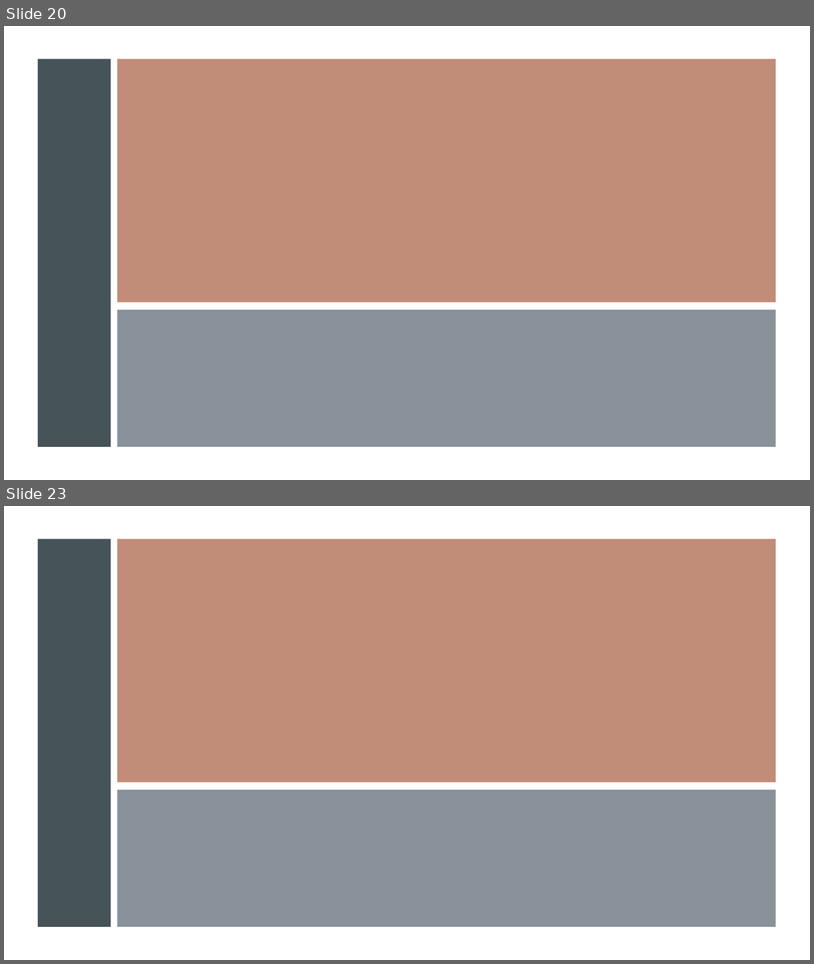
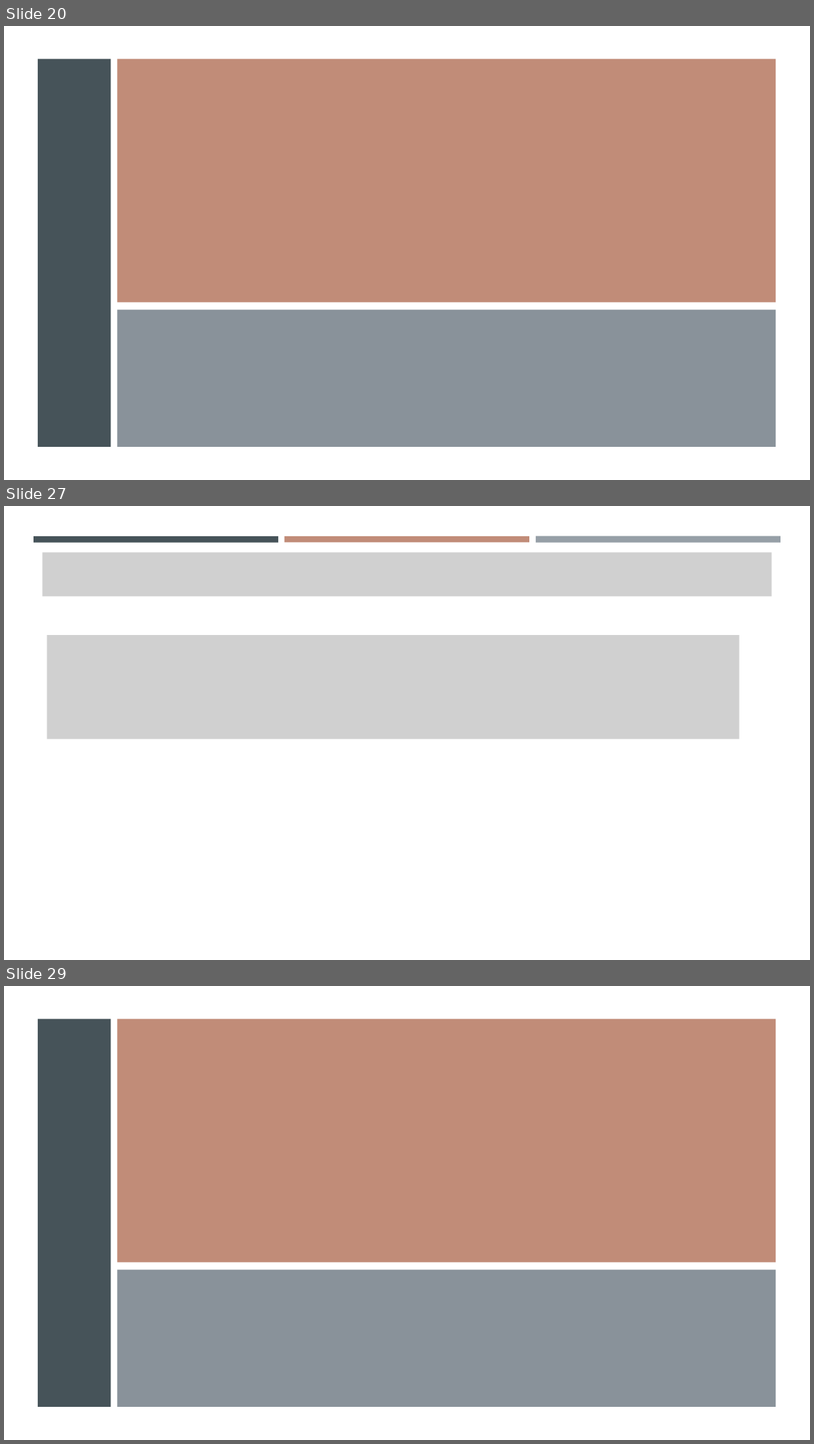
Before and after one commit to gisynw/geog-247, a slide deck: docs/Lectures/Week04/Week04_BivariateRegression.pptx. Shown one above the other, each under a label of ours: slides 20 and 23 before the commit, slides 20, 27 and 29 after it; the slides between them are not shown. The pictures are 814x964 and 814x1444 pixels, drawn with LibreOffice and Linux fonts; fonts in the diff are those of the drawing; grey boxes stand for pictures. Boxes give left, top, right and bottom in pixels: in the first picture for what was removed or moved away, otherwise in the second. Text is boxed around its words. In the diff, an @@ line names an element or a change of style, - is before the commit and + after.

```diff
--- a/docs/Lectures/Week04/Week04_BivariateRegression.pptx
+++ b/docs/Lectures/Week04/Week04_BivariateRegression.pptx
@@ slide 27 added at [4, 506, 810, 960], background #FFFFFF @@
@@ rectangle added at [34, 536, 278, 542], fill #465359 @@
@@ rectangle added at [285, 536, 530, 542], fill #C18C78 @@
@@ rectangle added at [536, 536, 781, 543], fill #969FA7 @@
@@ picture added at [43, 553, 772, 596] @@
@@ picture added at [47, 635, 741, 739] @@
@@ what was slide 23 is now slide 29 @@
```
Also in this commit, not shown: 1 slide changed, 6 other slides added, 1 slide removed, 1 other file.
